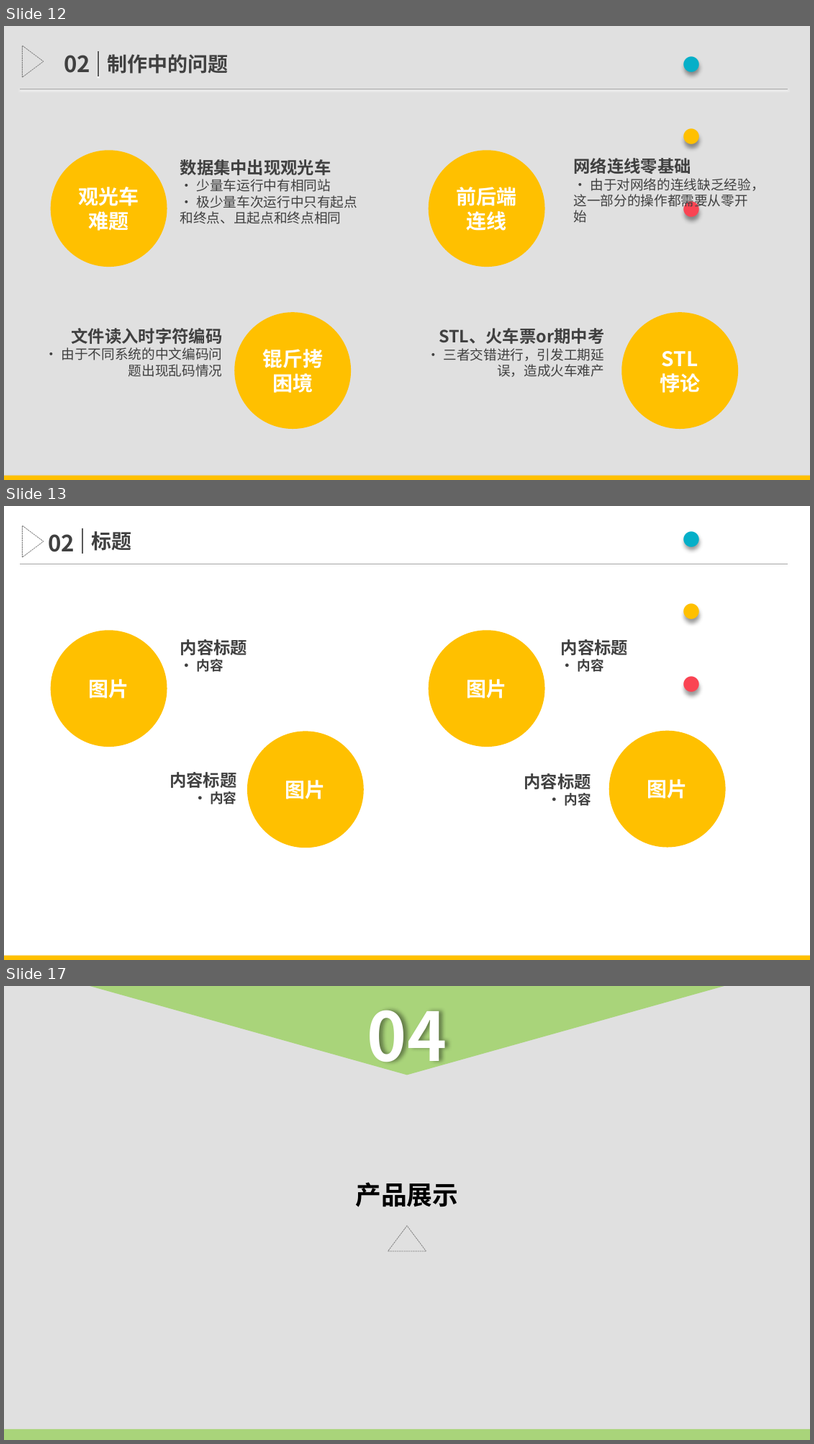
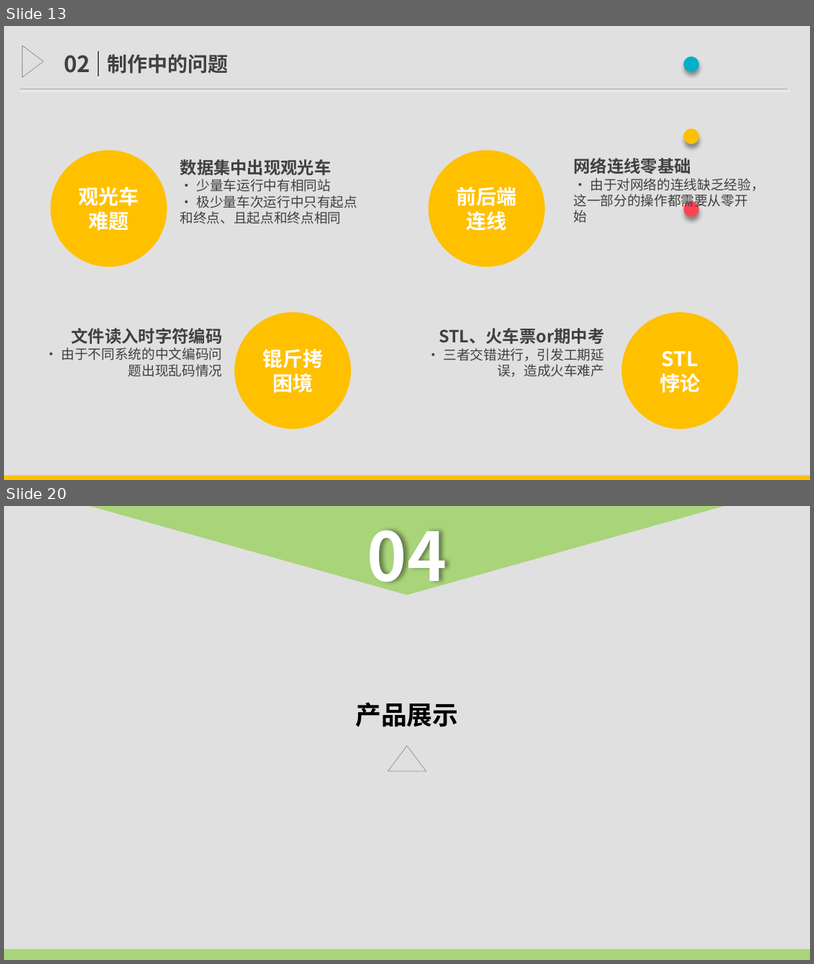
Before and after one commit to TimerChen/TrainTickets, a slide deck: Presentation/presentation.pptx. Shown one above the other, each under a label of ours: slides 12, 13 and 17 before the commit, slides 13 and 20 after it; the slides between them are not shown. The pictures are 814x1444 and 814x964 pixels, drawn with LibreOffice and Linux fonts; fonts in the diff are those of the drawing. Boxes give left, top, right and bottom in pixels: in the first picture for what was removed or moved away, otherwise in the second. Text is boxed around its words. In the diff, an @@ line names an element or a change of style, - is before the commit and + after.

```diff
--- a/Presentation/presentation.pptx
+++ b/Presentation/presentation.pptx
@@ slide 13 removed at (4, 506, 810, 960), background #FFFFFF @@
@@ flow chart merge removed at (22, 525, 43, 557) @@
@@ text removed at (654, 506, 787, 579) @@
-· · ·
@@ text removed at (48, 534, 75, 552) @@
-02
@@ line removed from (82, 554) to (82, 528) @@
@@ text removed at (91, 531, 131, 551) @@
-标题
@@ line removed from (20, 564) to (788, 564) @@
@@ ellipse removed at (52, 631, 166, 746) @@
-图片
@@ ellipse removed at (430, 631, 544, 746) @@
-图片
@@ text removed at (180, 639, 247, 672) @@
-内容标题
-· 内容
@@ text removed at (561, 639, 628, 672) @@
-内容标题
-· 内容
@@ ellipse removed at (248, 732, 363, 847) @@
-图片
@@ ellipse removed at (610, 732, 725, 847) @@
-图片
@@ text removed at (170, 772, 237, 804) @@
-内容标题
-· 内容
@@ text removed at (525, 773, 592, 806) @@
-内容标题
-· 内容
@@ rectangle removed at (4, 955, 810, 960) @@
@@ what was slide 12 is now slide 13 @@
@@ what was slide 17 is now slide 20 @@
```
Also in this commit, not shown: 3 slides changed, 6 slides added, 3 other slides removed, 1 other file.
